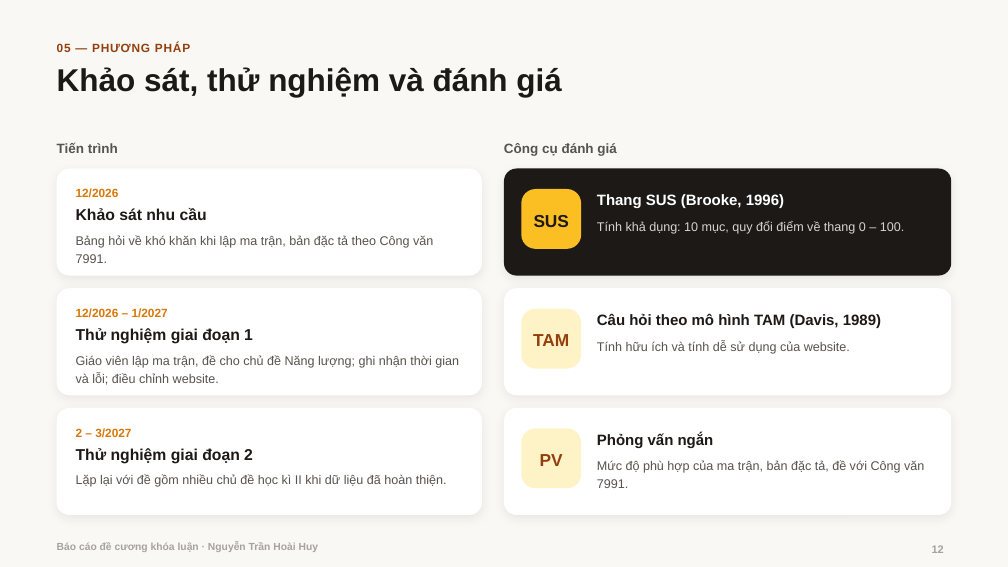
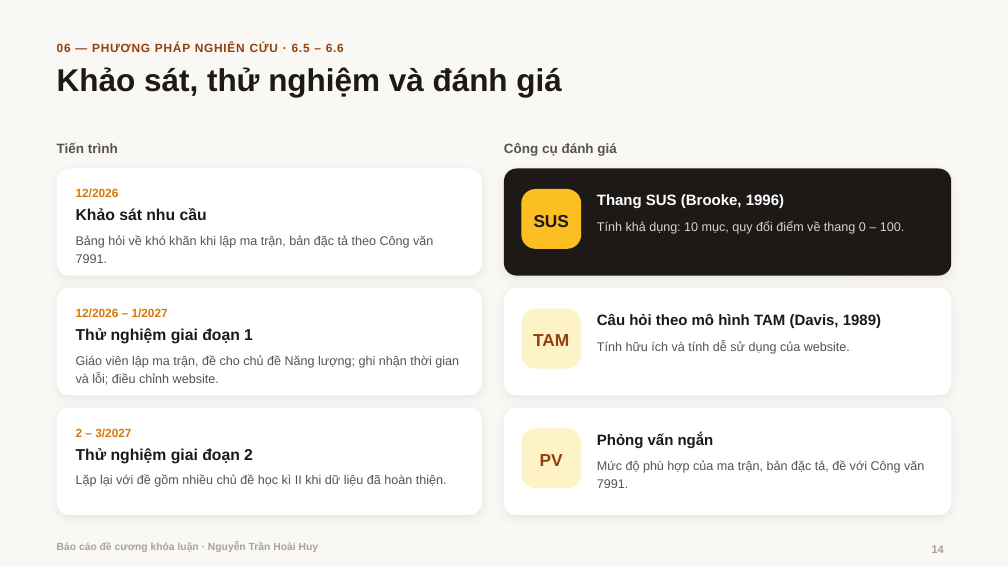
Before and after one commit to hoaihuy2609/kltn, a slide deck: slide 14 of tai-ve/Bao_cao_de_cuong.pptx (slide 12 before the commit). Drawn at 1008x567 pixels with LibreOffice and Linux fonts; fonts in the diff are those of the drawing; background and template pictures are left out. Boxes give left, top, right and bottom in pixels: in the first picture for what was removed or moved away, otherwise in the second. Text is boxed around its words. In the diff, an @@ line names an element or a change of style, - is before the commit and + after.

```diff
--- a/tai-ve/Bao_cao_de_cuong.pptx
+++ b/tai-ve/Bao_cao_de_cuong.pptx
@@ text at (57, 43, 344, 52): text changed @@
-05 — PHƯƠNG PHÁP
+06 — PHƯƠNG PHÁP NGHIÊN CỨU · 6.5 – 6.6
```
Also in this commit, not shown: 15 other slides changed, 2 slides added, 16 other files.
